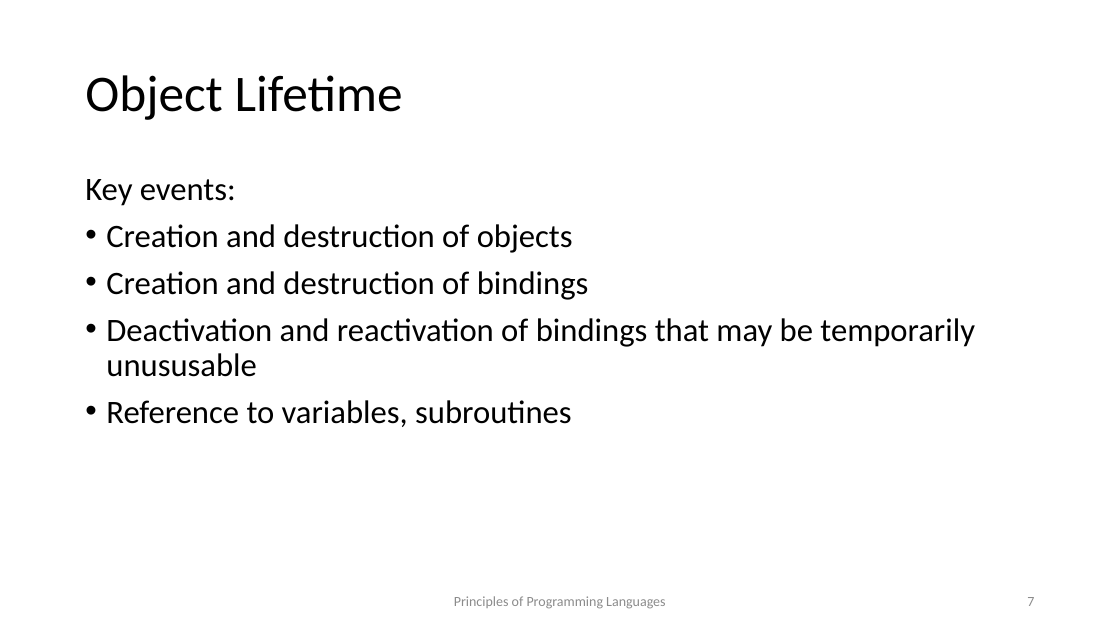
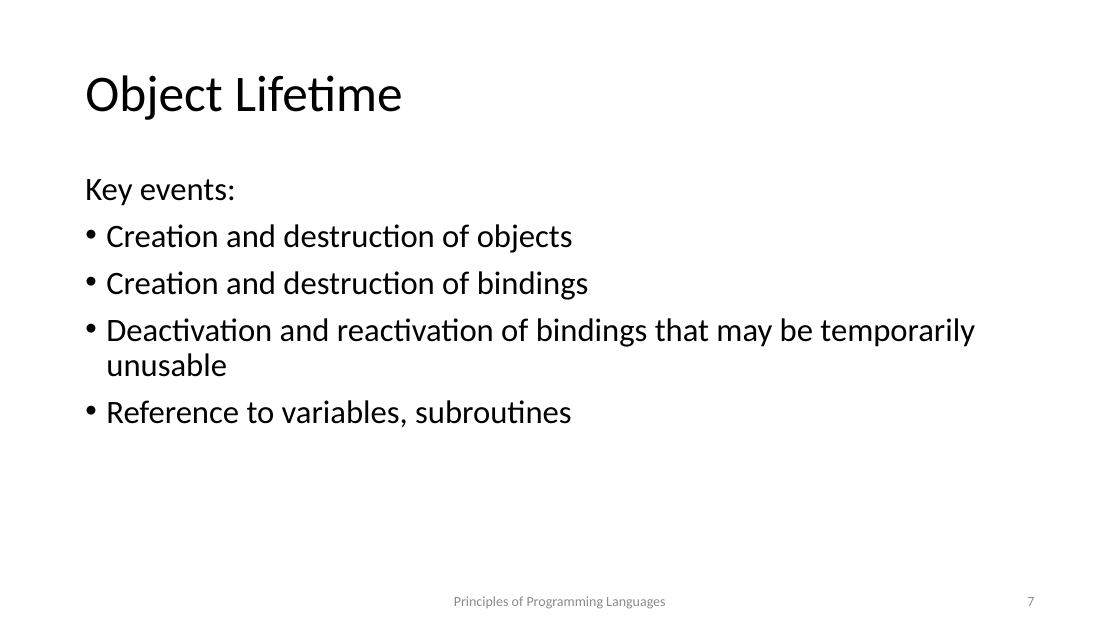
Before and after one commit to kongm/pl-design, a slide deck: slide 7 of environment.pptx. Drawn at 1120x630 pixels with LibreOffice and Linux fonts; fonts in the diff are those of the drawing. Boxes give left, top, right and bottom in pixels: in the first picture for what was removed or moved away, otherwise in the second. Text is boxed around its words. In the diff, an @@ line names an element or a change of style, - is before the commit and + after.

```diff
--- a/environment.pptx
+++ b/environment.pptx
@@ text at box(106, 318, 975, 377): text changed @@
-• Deactivation and reactivation of bindings that may be temporarily unususable
+• Deactivation and reactivation of bindings that may be temporarily unusable
```
Also in this commit, not shown: 1 other slide changed, 3 other files.
